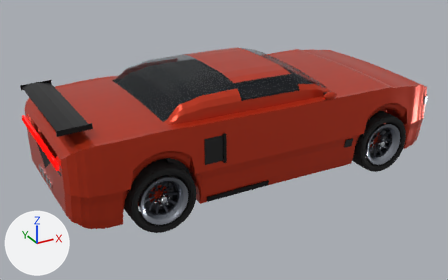
A saved change to the glTF model out/car.glb.
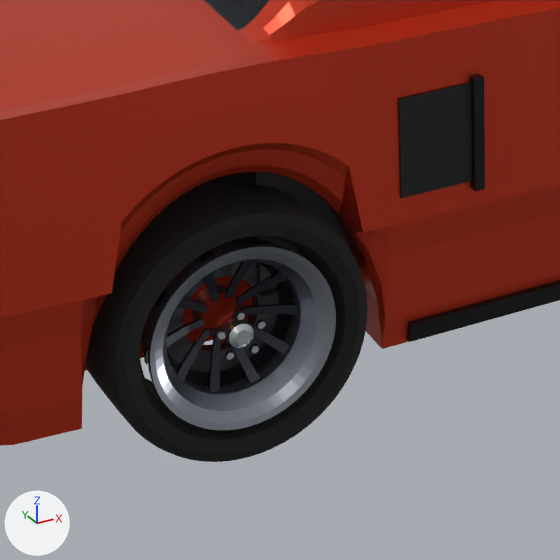
The first picture shows the older version from a 50 mm camera at (-3334.0, -5647.0, 3216.0) aimed at (-231.0, -4.0, 395.0). The close-ups show the older and then the newer version on the part from 23% to 55% of the width and 41% to 92% of the height of that picture. Only the edits that show in the close-ups are written down. Arrows for +X, +Y and +Z are at lower left; the lights stay in place. Vertices at exactly the same position are counted once.

The first close-up shows 'body_canopy', 'body_cockpit', 'body_deck', 'body_hull', 'detail_sides', 'wheel_rr'.
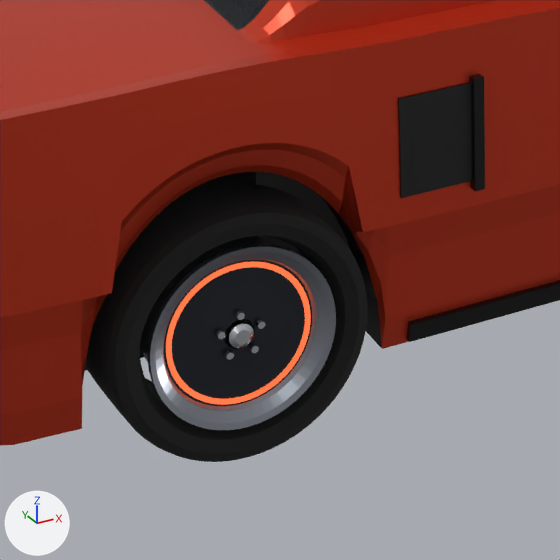
The change in detail:
Material 'emitter' (mat_emitter) is new.
Its base color is (1.0, 0.147, 0.047) (orange #ff6b3d).
Its roughness is 0.3.
Its emission color is (1.0, 0.147, 0.047) (orange #ff6b3d).
Its emission strength is 1.0.
me_body_hull has 3766 vertices, 7236 faces and spans x -2228.0..2232.0, y -900.0..900.0, z 168.0..1050.0.
me_body_hull is used by ob_body_hull; location (0.0, 0.0, 0.0).
me_body_hull part 1: 3128 faces spanning x -2228.0..2232.0, y -832.0..832.0, z 168.0..767.0 switch from mat_paint (red #d13d21) to mat_black_trim (black #0b0c0d).
me_wheel_rr is used by ob_wheel_rr; location (-1350.0, -742.0, 340.0).
me_wheel_rr had 3430 vertices, 6804 faces and spanned x -340.0..340.0, y -152.0..152.0, z -340.0..340.0.
me_wheel_rr now has 4014 vertices, 8012 faces and spans x -340.0..340.0, y -152.0..152.0, z -340.0..340.0.
me_wheel_rr part 2: a new loose piece of 224 vertices spanning x -192.0..192.0, y -115.0..-111.0, z -192.0..192.0, in mat_emitter (orange #ff6b3d, glowing orange #ff6b3d).
me_wheel_rr part 3: 12 vertices moved from x 51.0..195.0, y -84.0..-8.0, z -14.0..14.0 to x 198.0..230.0, y -116.0..-102.0, z -26.0..51.0; 188 vertices removed from x -243.0..243.0, y -117.0..-8.0, z -236.0..236.0; 548 vertices added at x -230.0..228.0, y -116.0..-101.0, z -230.0..230.0.
me_wheel_rr gains material mat_emitter (orange #ff6b3d, glowing orange #ff6b3d).

Boxes [x1, y1, x2, y2] around the edits, measured in the close-ups (560 x 560 px):
part 1 of me_body_hull, recoloured
    both: [85, 202, 382, 371]
part 2 of me_wheel_rr, added
    after: [166, 261, 311, 405]
part 3 of me_wheel_rr, built on
    before: [144, 240, 298, 392]
    after: [160, 250, 312, 406]
